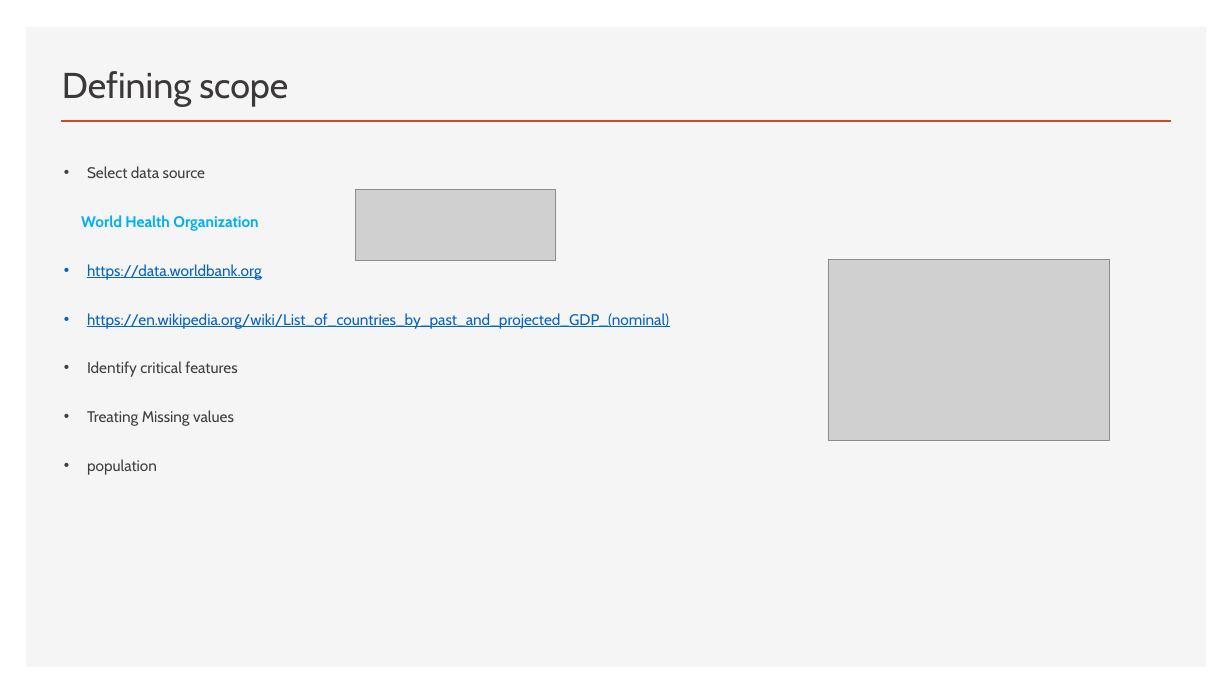
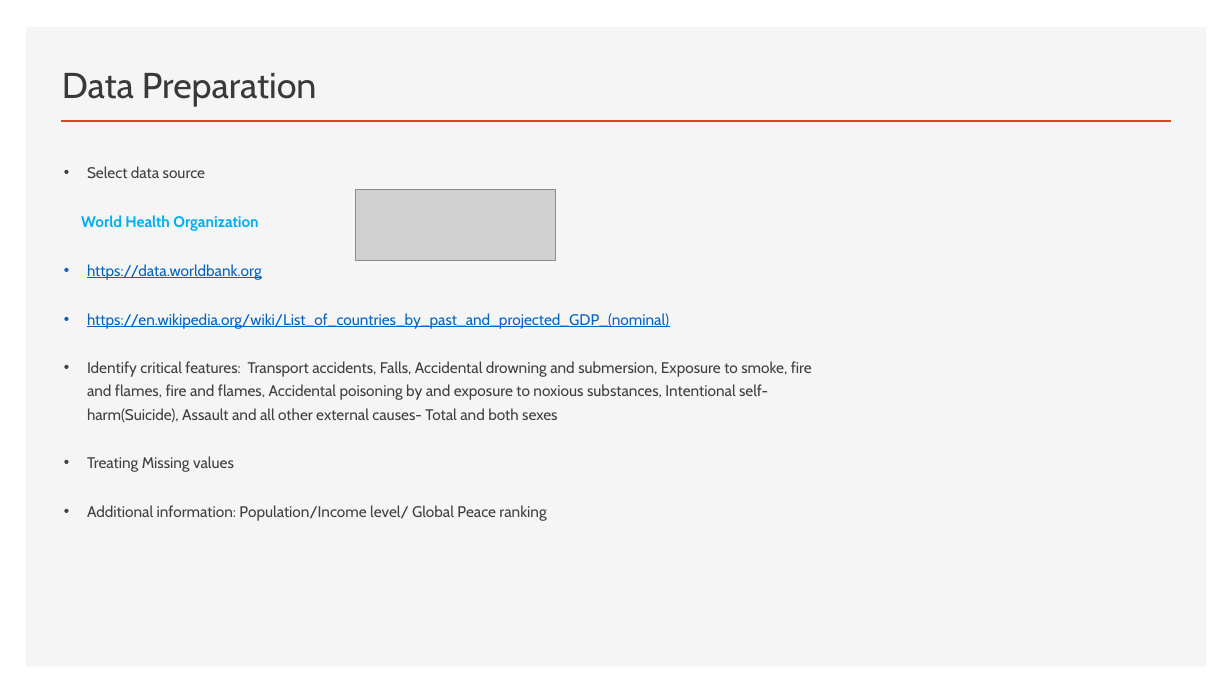
Before and after one commit to rsbtoronto/UofTTeamJTermProject, a slide deck: slide 2 of Welcome to Team J Project.pptx. Drawn at 1232x693 pixels with LibreOffice and Linux fonts; fonts in the diff are those of the drawing; grey boxes stand for pictures. Boxes give left, top, right and bottom in pixels: in the first picture for what was removed or moved away, otherwise in the second. Text is boxed around its words. In the diff, an @@ line names an element or a change of style, - is before the commit and + after.

```diff
--- a/Welcome to Team J Project.pptx
+++ b/Welcome to Team J Project.pptx
@@ title at box(62, 73, 317, 106): text changed @@
-Defining scope
+Data Preparation
@@ picture removed at box(829, 260, 1110, 441) @@
@@ text at box(87, 361, 812, 422): text changed @@
-• Identify critical features
+• Identify critical features: Transport accidents, Falls, Accidental drowning and submersion, Exposure to smoke, fire and flames, fire and flames, Accidental poisoning by and exposure to noxious substances, Intentional self-harm(Suicide), Assault and all other external causes- Total and both sexes
@@ text at box(87, 505, 546, 521): text changed @@
-• population
+• Additional information: Population/Income level/ Global Peace ranking
```
Also in this commit, not shown: 1 other slide changed, 4 slides added, 4 slides removed, 5 other files.
